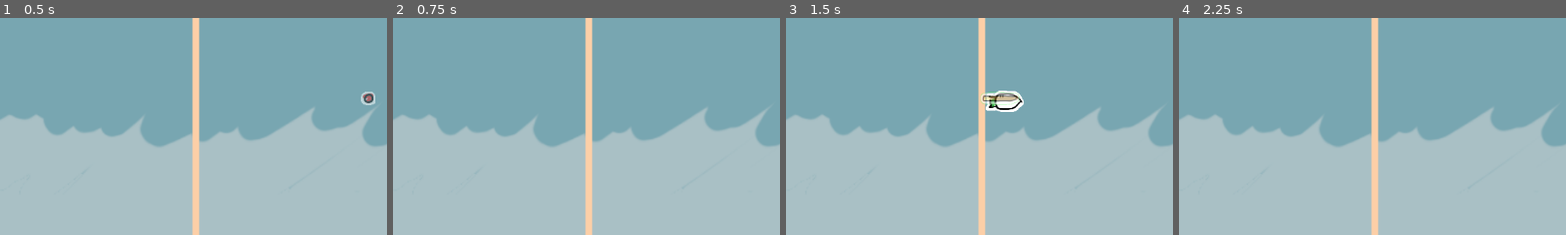
Above: before the commit, frames 1-4 (left to right).
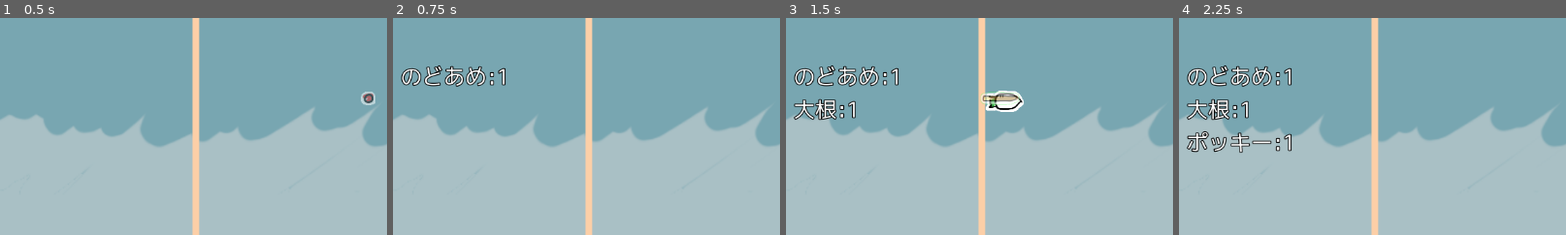
Above: after the commit, the same moments.

Repository: syun77/gd_suikagame
Game: Godot game, scene res://Main.tscn
Same seed, same stepped clock (60 frames per second), same inputs: the game is played once before the commit and once after it.
Inputs (mouse positions are % of the whole screen's width and height, from its top left):
- Up to frame 1 (0.5 s): no input
- Up to frame 2 (0.75 s): tap Enter at 0.5 s; move the mouse to (72, 45) at 0.52 s; click (72, 45) at 0.6 s
- Up to frame 3 (1.5 s): move the mouse to (30, 55) at 1.27 s; click (30, 55) at 1.35 s
- Up to frame 4 (2.25 s): move the mouse to (60, 28) at 2.02 s; click (60, 28) at 2.1 s
The pictures show only the part of the screen within x 3-52%, y 0-50%; the shares and areas given below are measured in that part.

Frame 1 is identical in both runs. In frame 2, 1.3% of the frame differs, in the area x 2-30%, y 21-32%; in frame 3, 2.2%; in frame 4, 3.2%, in the area x 2-30%, y 21-63%.

Commit message:
フォントを追加

Diff:
--- a/gd_suikagame/Main.gd
+++ b/gd_suikagame/Main.gd
@@ -29,9 +29,11 @@
 # -----------------------------------------------
 # onready.
 # -----------------------------------------------
+@onready var _wall_layer = $WallLayer
 @onready var _fruit_layer = $FruitLayer
 @onready var _ui_layer = $UILayer
 @onready var _ui_now_fruit = $UILayer/NowFruit
+@onready var _ui_dbg_label = $UILayer/DbgLabel
 
 # -----------------------------------------------
 # var.
@@ -52,6 +54,7 @@
 func _ready() -> void:
 	# レイヤーテーブル.
 	var layers = {
+		"wall": _wall_layer,
 		"fruit": _fruit_layer,
 		"ui": _ui_layer,
 	}
@@ -110,7 +113,6 @@
 
 		# 落下中のフルーツを保持 (落下完了判定用).
 		_fruit = fruit
-		print(fruit)
 		# 落下完了待ち.
 		_state = eState.DROP_WAIT
 
@@ -151,3 +153,17 @@
 	if Input.is_action_just_pressed("reset"):
 		# リセット.
 		get_tree().change_scene_to_file("res://Main.tscn")
+
+	# 生成数をカウントする.
+	var tbl = {}
+	for obj in _fruit_layer.get_children():
+		var fruit = obj as Fruit
+		var id = fruit.id
+		if id in tbl:
+			tbl[id] += 1 # 登録済みならカウントアップ.
+		else:
+			tbl[id] = 1 # 未登録なら登録する.
+	_ui_dbg_label.text = ""
+	for id in tbl.keys():
+		var s = Fruit.get_fruit_name(id)
+		_ui_dbg_label.text += s + ":%d\n"%tbl[id]
--- a/gd_suikagame/Main.tscn
+++ b/gd_suikagame/Main.tscn
@@ -1,9 +1,16 @@
-[gd_scene load_steps=5 format=3 uid="uid://ma78kqfw7f7"]
+[gd_scene load_steps=7 format=3 uid="uid://ma78kqfw7f7"]
 
 [ext_resource type="PackedScene" uid="uid://bl0fa1266u1ui" path="res://src/Wall.tscn" id="1_oijm6"]
 [ext_resource type="Script" path="res://Main.gd" id="1_pv48b"]
 [ext_resource type="Texture2D" uid="uid://86dds1ju85p4" path="res://assets/images/bg.png" id="2_k5l3r"]
 [ext_resource type="Texture2D" uid="uid://bfdplg1uei8ql" path="res://assets/images/fruits/nasu.png" id="4_4ngh3"]
+[ext_resource type="FontFile" uid="uid://b7i6wgg73f4x3" path="res://assets/fonts/mplus-1m-regular.otf" id="5_lt4cj"]
+
+[sub_resource type="LabelSettings" id="LabelSettings_cgrtv"]
+font = ExtResource("5_lt4cj")
+font_size = 32
+outline_size = 5
+outline_color = Color(0, 0, 0, 1)
 
 [node name="Main" type="Node2D"]
 script = ExtResource("1_pv48b")
@@ -34,3 +41,11 @@
 [node name="NowFruit" type="Sprite2D" parent="UILayer"]
 visible = false
 texture = ExtResource("4_4ngh3")
+
+[node name="DbgLabel" type="Label" parent="UILayer"]
+offset_left = 40.0
+offset_top = 64.0
+offset_right = 230.0
+offset_bottom = 112.0
+text = "Debug Label"
+label_settings = SubResource("LabelSettings_cgrtv")
--- a/gd_suikagame/src/common/Common.gd
+++ b/gd_suikagame/src/common/Common.gd
@@ -24,8 +24,15 @@
 # -----------------------------------------------
 # var.
 # -----------------------------------------------
+## CanvasLayer.
 var _layers = {}
 
+## フルーツのスケールテーブル.
+var _scale_tbl = {}
+
+# -----------------------------------------------
+# public function.
+# -----------------------------------------------
 ## セットアップ.
 func setup(layers) -> void:
 	_layers = layers
@@ -52,9 +59,21 @@
 
 ## フルーツの基準スケール値を取得する.
 func get_fruit_scale(id:Fruit.eFruit) -> Vector2:
+	if id in _scale_tbl:
+		# すでに登録済みならその値を使う.
+		return _scale_tbl[id]
+
 	# PackedSceneを取得.
 	var packed:PackedScene = FRUIT_TBL[id]
 	var fruit = packed.instantiate()
+	# 登録してすぐに消す.
 	add_child(fruit)
 	fruit.queue_free()
-	return fruit.get_sprite_scale()
+	var scale = fruit.get_sprite_scale()
+	# テーブルに登録.
+	_scale_tbl[id] = scale
+	return scale
+
+# -----------------------------------------------
+# private function.
+# -----------------------------------------------
Binary file added: gd_suikagame/assets/fonts/mplus-1m-regular.otf
